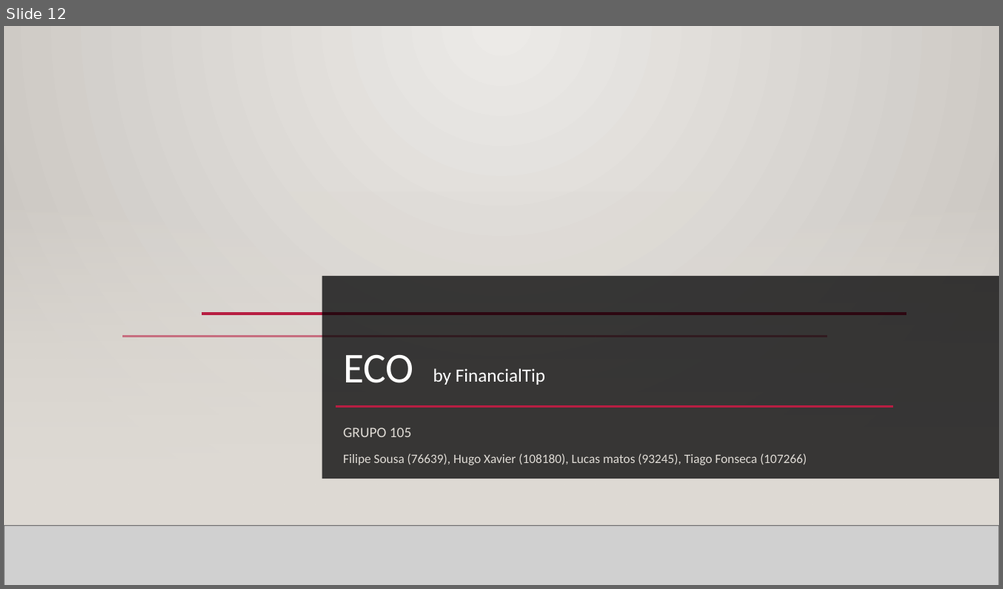
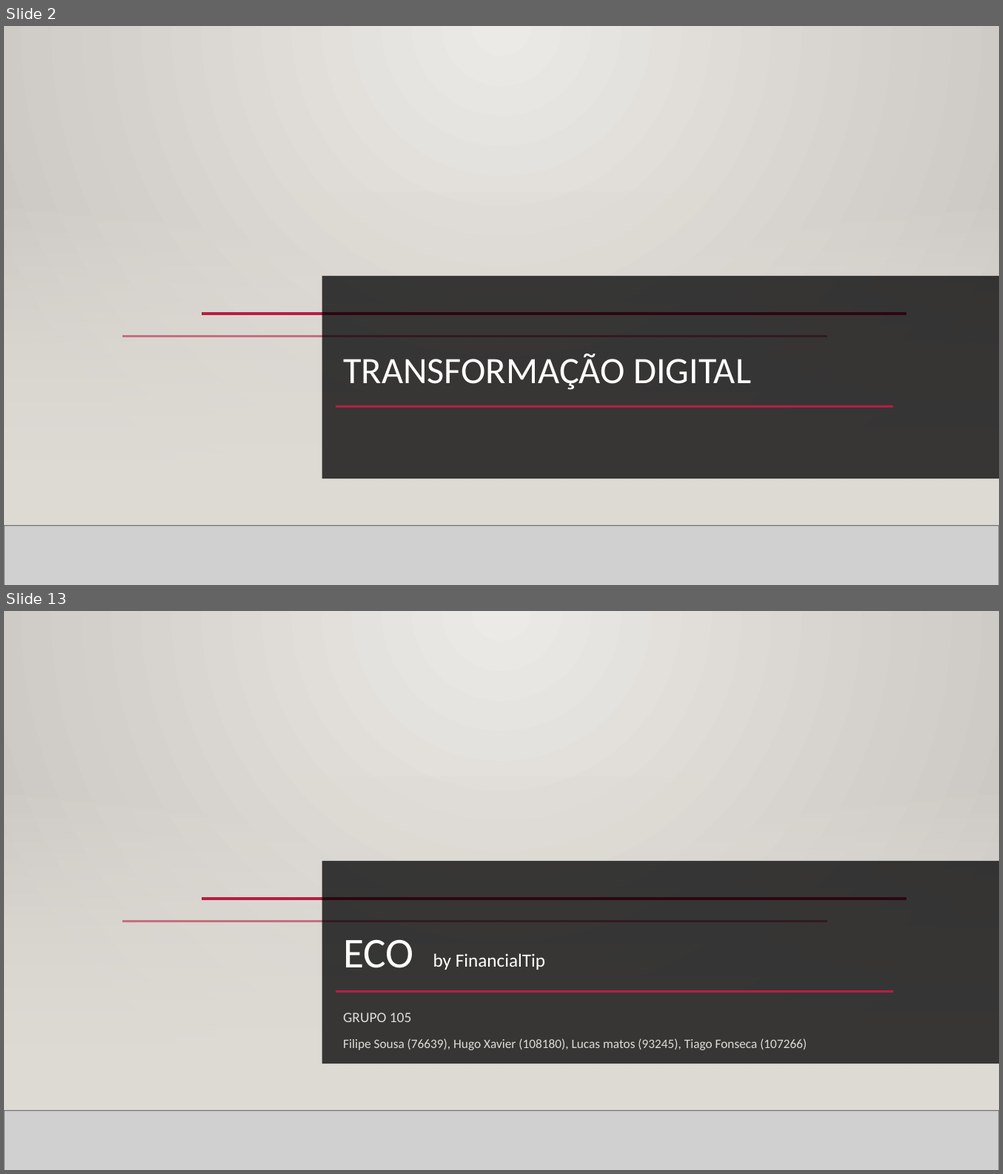
Before and after one commit to Projeto-ECO/Fase-4, a slide deck: Editables/Fase 4 - Implementação.pptx. Shown one above the other, each under a label of ours: slide 12 before the commit, slides 2 and 13 after it; the slides between them are not shown. The pictures are 1003x589 and 1003x1174 pixels, drawn with LibreOffice and Linux fonts; fonts in the diff are those of the drawing; grey boxes stand for pictures; background and template pictures are left out. Boxes give left, top, right and bottom in pixels: in the first picture for what was removed or moved away, otherwise in the second. Text is boxed around its words. In the diff, an @@ line names an element or a change of style, - is before the commit and + after.

```diff
--- a/Editables/Fase 4 - Implementação.pptx
+++ b/Editables/Fase 4 - Implementação.pptx
@@ slide 2 added at (4, 26, 999, 585), background picture (left out); not listed: 3 template elements that a slide beside it also shows @@
@@ rectangle added at (4, 191, 999, 526), fill gradient #DFDBD5 @@
@@ rectangle added at (322, 276, 999, 479), fill #000001 at 75% opacity @@
@@ line added from (201, 314) to (906, 314), #B71E42 2.5 pt @@
@@ title added at (343, 354, 751, 390), 36 pt, text #FFFFFE @@
+TRANSFORMAÇÃO DIGITAL
@@ line added from (336, 406) to (893, 406), #B71E42 2.5 pt @@
@@ picture added at (4, 526, 999, 585) @@
@@ line added from (4, 526) to (999, 526), #000001 1 pt @@
@@ what was slide 12 is now slide 13 @@
```
Also in this commit, not shown: 5 slides changed, 6 other slides added, 6 slides removed, 1 other file.
